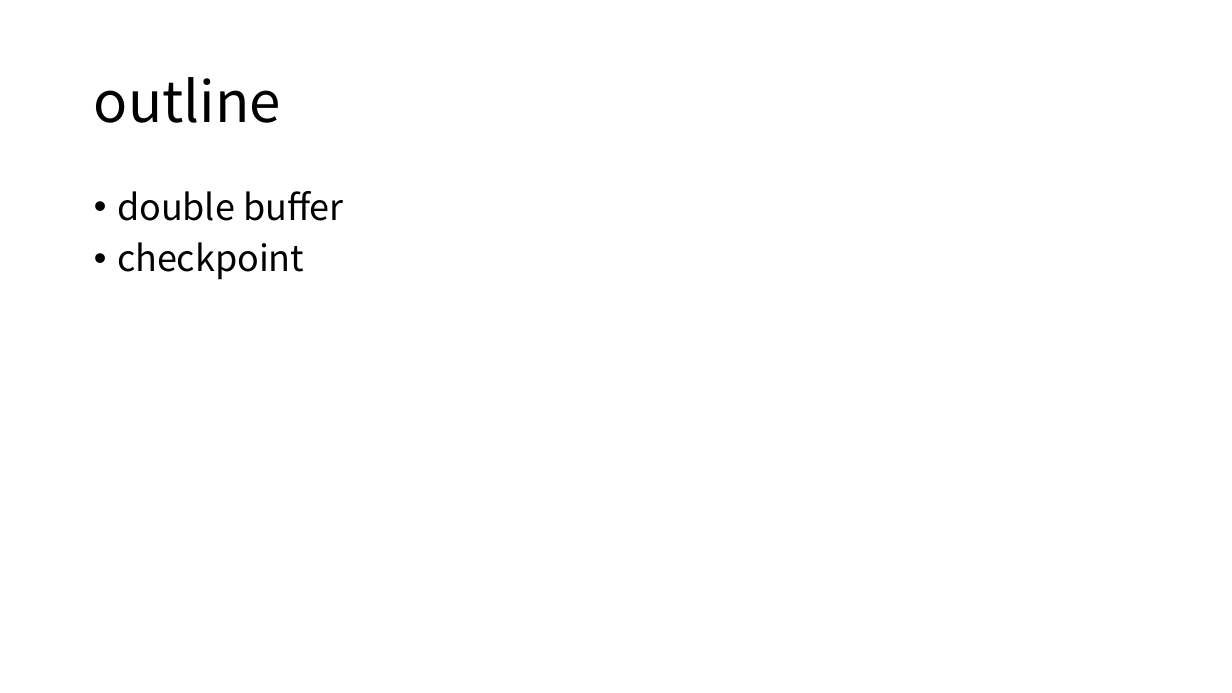
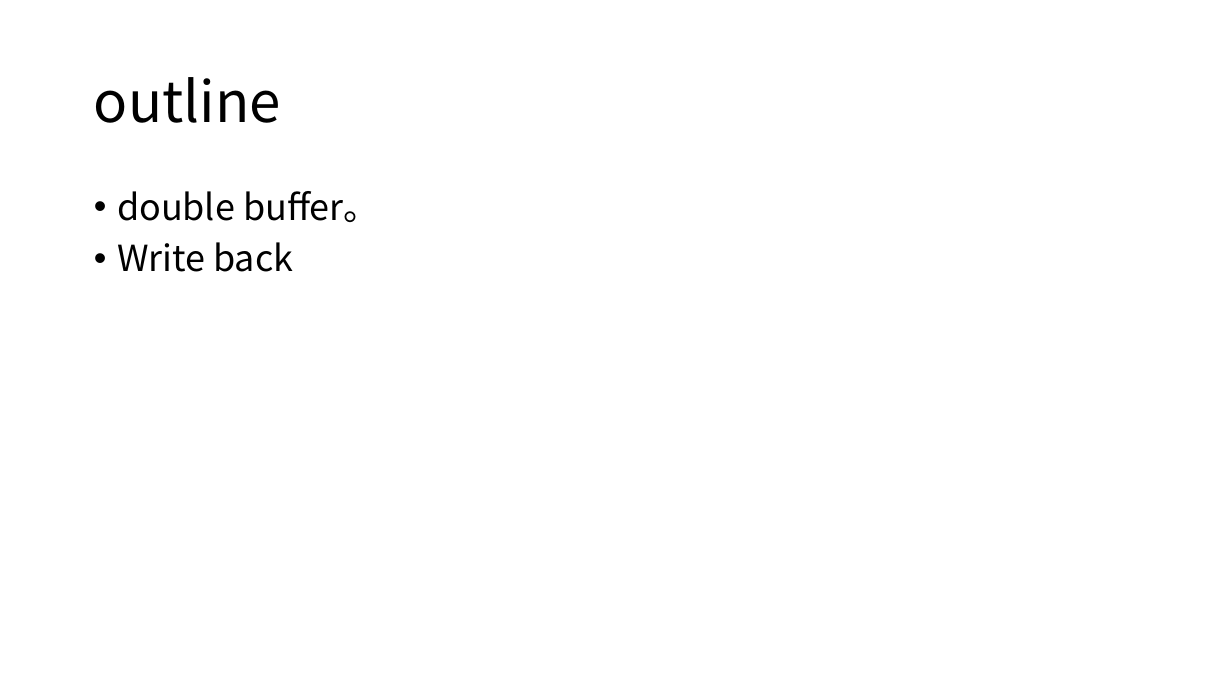
Before and after one commit to yummyliu/papers, a slide deck: slide 6 of pg-buffer.pptx (slide 2 before the commit). Drawn at 1232x693 pixels with LibreOffice and Linux fonts; fonts in the diff are those of the drawing. Boxes give left, top, right and bottom in pixels: in the first picture for what was removed or moved away, otherwise in the second. Text is boxed around its words. In the diff, an @@ line names an element or a change of style, - is before the commit and + after.

```diff
--- a/pg-buffer.pptx
+++ b/pg-buffer.pptx
@@ text at [117, 191, 379, 272]: text changed @@
-• double buffer
-• checkpoint
+• double buffer。
+• Write back
```
Also in this commit, not shown: 8 other slides changed, 9 slides added, 5 slides removed.
